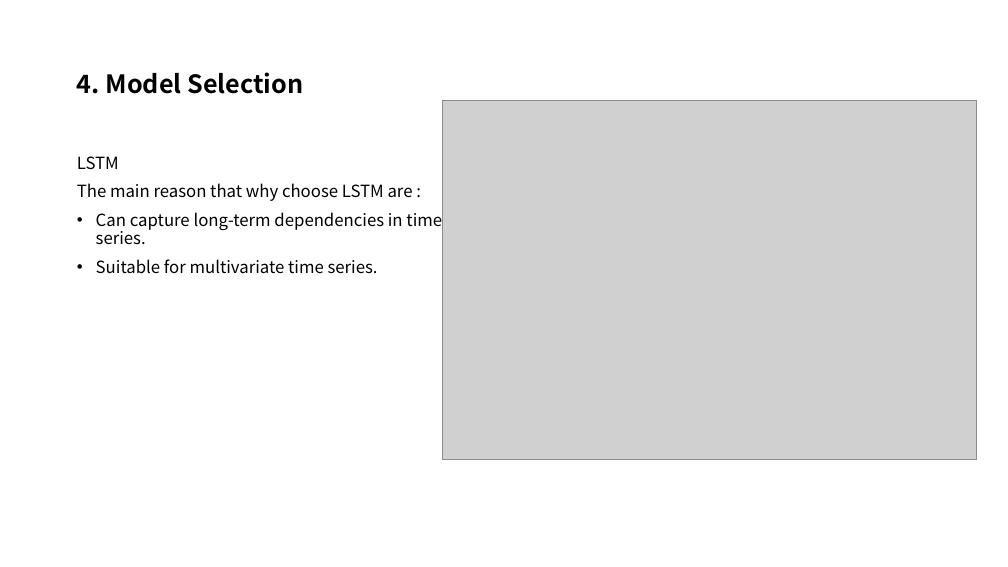
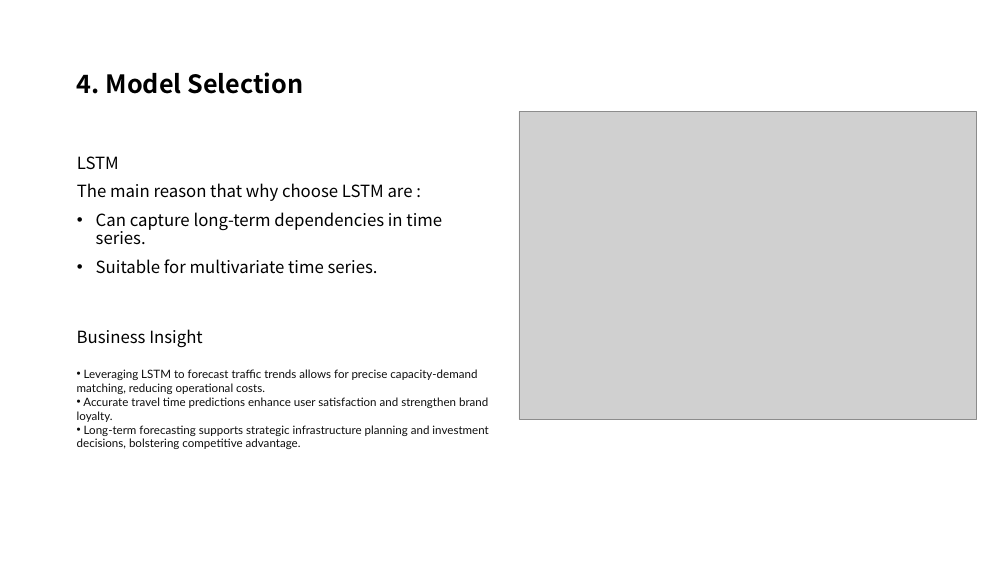
Before and after one commit to Alex-Tang0506/My_python_project, a slide deck: slide 5 of TransportationProject/Presentation.pptx. Drawn at 1008x567 pixels with LibreOffice and Linux fonts; fonts in the diff are those of the drawing; grey boxes stand for pictures. Boxes give left, top, right and bottom in pixels: in the first picture for what was removed or moved away, otherwise in the second. Text is boxed around its words. In the diff, an @@ line names an element or a change of style, - is before the commit and + after.

Commit message:
Submit transportation prediction project

```diff
--- a/TransportationProject/Presentation.pptx
+++ b/TransportationProject/Presentation.pptx
@@ picture: place and size @@
-picture at (442, 101, 977, 460)
+picture at (519, 112, 977, 420)
@@ text added at (77, 329, 488, 449), 11 pt, text #0D0D0D @@
+Business Insight
+• Leveraging LSTM to forecast traffic trends allows for precise capacity-demand matching, reducing operational costs.
+• Accurate travel time predictions enhance user satisfaction and strengthen brand loyalty.
+• Long-term forecasting supports strategic infrastructure planning and investment decisions, bolstering competitive advantage.
```
Also in this commit, not shown: 1 other slide changed.
